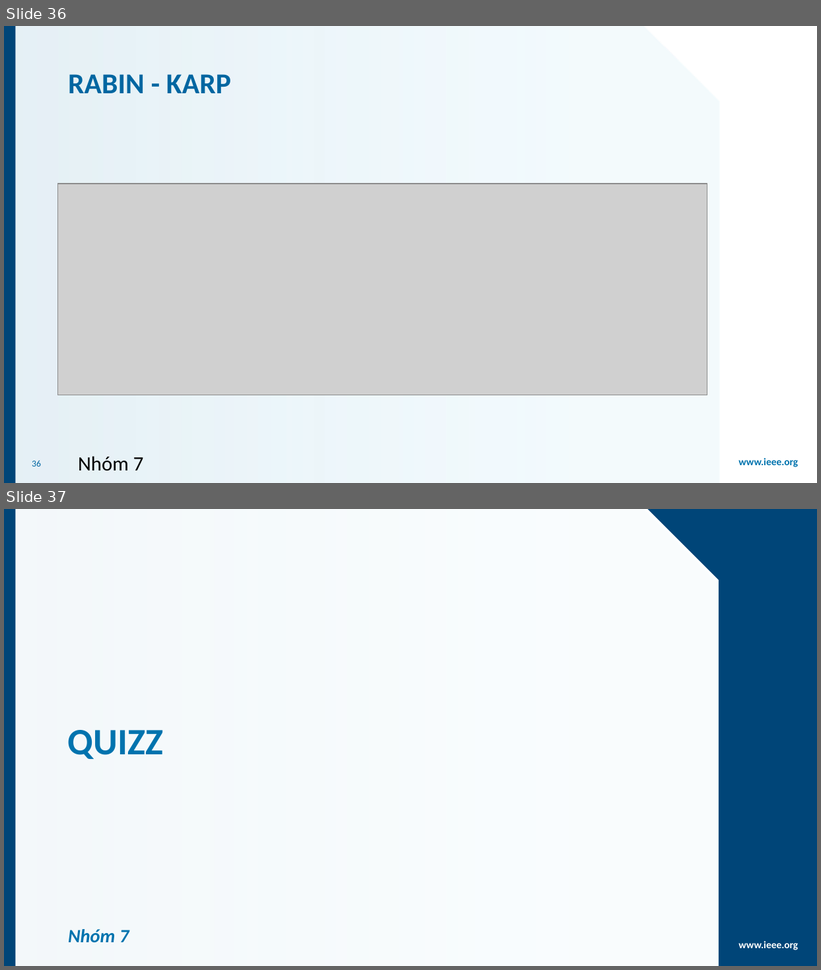
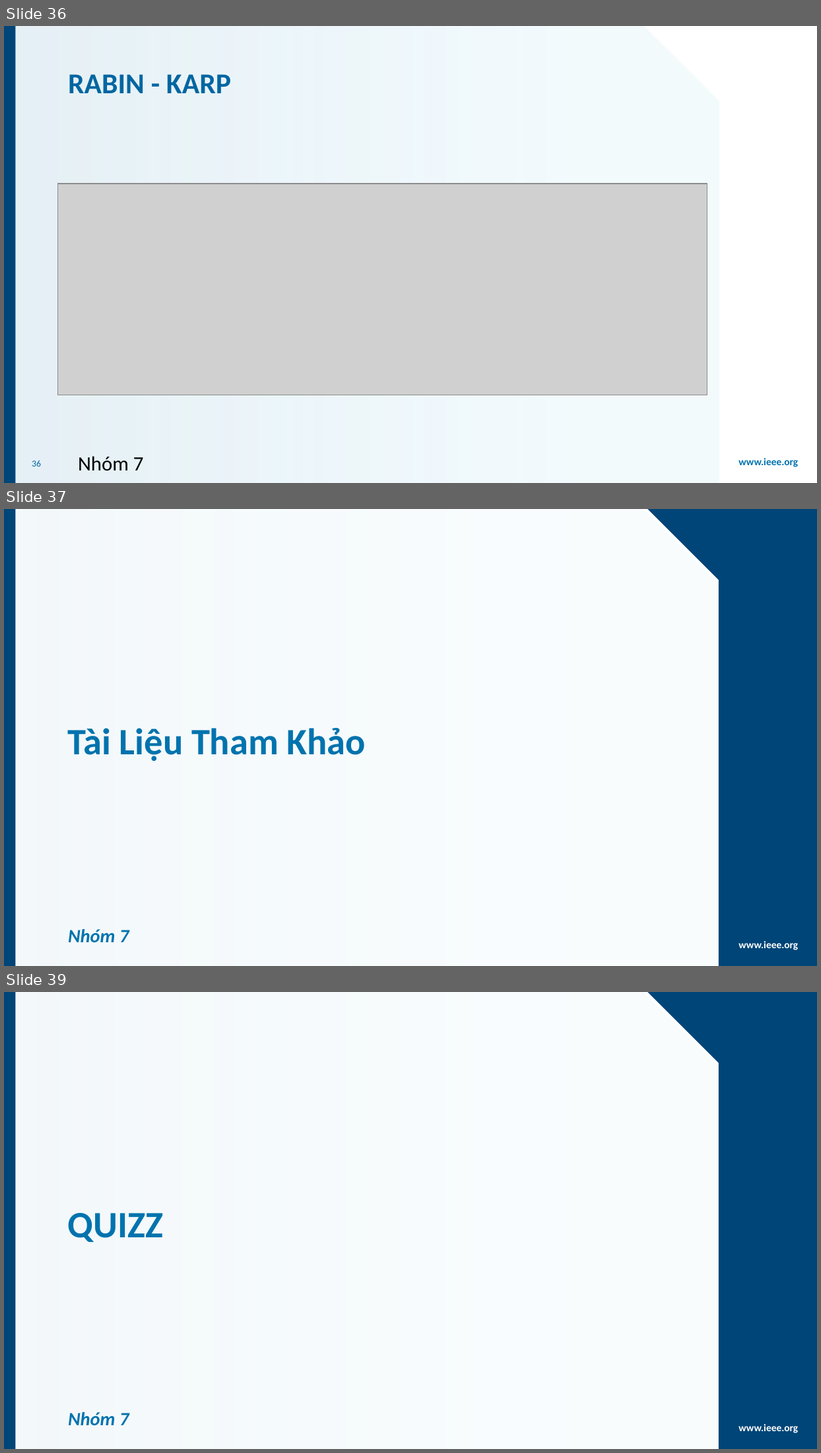
Before and after one commit to codervux/CS523, a slide deck: StringSearch.pptx. Shown one above the other, each under a label of ours: slides 36 and 37 before the commit, slides 36, 37 and 39 after it; the slides between them are not shown. The pictures are 821x970 and 821x1453 pixels, drawn with LibreOffice and Linux fonts; fonts in the diff are those of the drawing; grey boxes stand for pictures; background and template pictures are left out. Boxes give left, top, right and bottom in pixels: in the first picture for what was removed or moved away, otherwise in the second. Text is boxed around its words. In the diff, an @@ line names an element or a change of style, - is before the commit and + after.

```diff
--- a/StringSearch.pptx
+++ b/StringSearch.pptx
@@ slide 37 added at [4, 509, 817, 966], background picture (left out); not listed: 7 template elements that a slide beside it also shows @@
@@ title added at [68, 728, 366, 761], 33 pt, text #0073AE, bold @@
+Tài Liệu Tham Khảo
@@ text added at [68, 929, 129, 943], 16.6 pt, text #0073AE, bold, italic @@
+Nhóm 7
@@ what was slide 37 is now slide 39 @@
```
Also in this commit, not shown: 1 slide changed, 1 other slide added.
